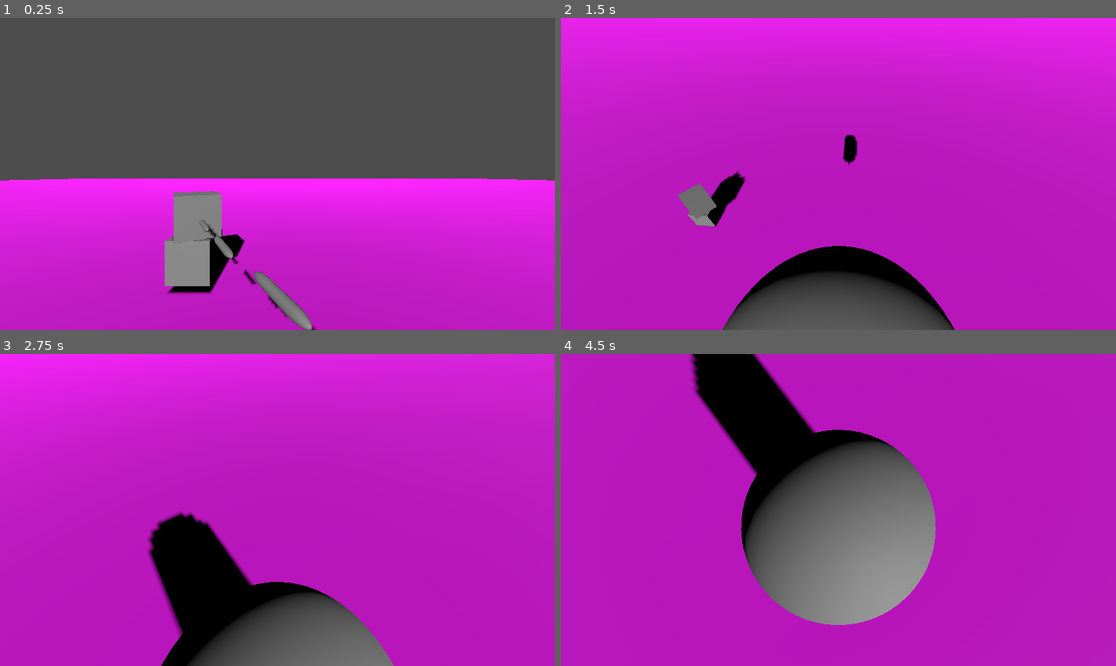
Above: before the commit, frames 1-4 (two rows, left to right).
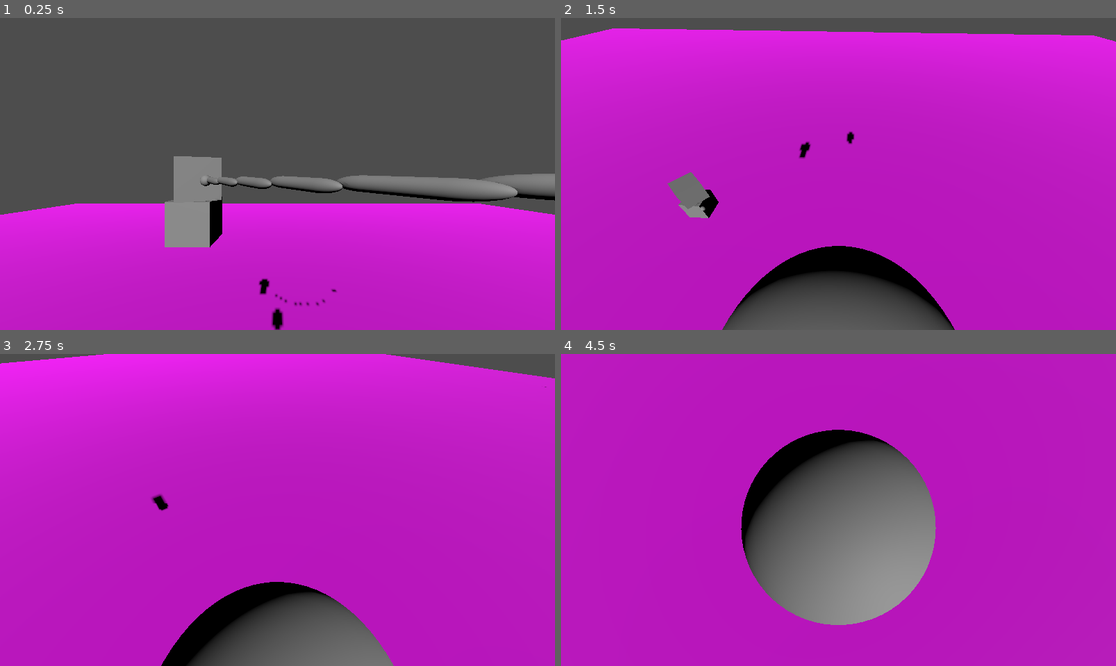
Above: after the commit, the same moments.

Repository: Flodurs/GoDotTest
Game: Godot game, scene res://scenes/level/level.tscn
Same seed, same stepped clock (60 frames per second), same inputs: the game is played once before the commit and once after it.
Inputs:
- Up to frame 1 (0.25 s): no input
- Up to frame 2 (1.5 s): hold D (Right) 0.53-1.28 s; hold Down (CamDown) 0.53-1.28 s; tap Space (Jump) at 0.77 s; hold S (Backward) from 1.28 s (still down); tap Left (CamLeft) at 1.35 s
- Up to frame 3 (2.75 s): tap Space (Jump) at 1.52 s; release S (Backward) at 2.03 s; hold D (Right) from 2.03 s (still down); hold Right (CamRight) from 2.03 s (still down)
- Up to frame 4 (4.5 s): release D (Right) at 2.78 s; release Right (CamRight) at 2.78 s; hold W (Forward) 2.78-3.53 s; tap Up (CamUp) at 2.85 s; tap Space (Jump) at 3.02, 3.77 s; hold Down (CamDown) 3.53-4.28 s; hold A (Left) from 3.53 s (still down); tap Left (CamLeft) at 4.35 s

The runs differ from the first frame. In frame 1, 12% of the frame differs, in the area x 0-100%, y 44-100%; in frame 2, 6.0%; in frame 3, 5.8%; in frame 4, 4.9%.

Commit message:
AddedBulletSpawn

Diff:
--- a/scenes/enemys/enemy_1.gd
+++ b/scenes/enemys/enemy_1.gd
@@ -7,6 +7,7 @@
 var target_y_angle = 0
 var movementSpeed = 2
 var targetPoint = 1
+var enableShooting = 0
 
 func _physics_process(delta):
 
@@ -15,8 +16,11 @@
 	move_and_slide()
 
 func shoot():
+
 	var b = BULLET.instantiate()
-	b.position = position
+	b.position = $Head/BulletSpawn.global_position
+	print(global_position,position)
+
 	b.rotation = $Head.rotation
 	b.rotation.y+=1.5707
 	owner.add_child(b)
@@ -27,7 +31,7 @@
 	processPatrol(delta)
 
 func processPatrol(delta):
-
+	enableShooting+=1
 	if targetPoint == 1:
 		transform.origin.x+=movementSpeed*delta
 
--- a/scenes/enemys/enemy_1.tscn
+++ b/scenes/enemys/enemy_1.tscn
@@ -6,6 +6,8 @@
 size = Vector3(1, 2, 1)
 
 [sub_resource type="BoxMesh" id="BoxMesh_r7q8s"]
+
+[sub_resource type="SphereMesh" id="SphereMesh_ycb5e"]
 
 [sub_resource type="BoxMesh" id="BoxMesh_278l7"]
 
@@ -19,7 +21,14 @@
 [node name="Head" type="MeshInstance3D" parent="."]
 mesh = SubResource("BoxMesh_r7q8s")
 
+[node name="BulletSpawn" type="Node3D" parent="Head"]
+transform = Transform3D(1, 0, 0, 0, 1, 0, 0, 0, 1, 1.5, 0, 0)
+
+[node name="MeshInstance3D" type="MeshInstance3D" parent="Head/BulletSpawn"]
+transform = Transform3D(0.2, 0, 0, 0, 0.2, 0, 0, 0, 0.2, 0, 0, 0)
+mesh = SubResource("SphereMesh_ycb5e")
+
 [node name="Body" type="MeshInstance3D" parent="."]
-transform = Transform3D(1, 0, 0, 0, 1, 0, 0, 0, 1, 0, -1.00567, 0)
+transform = Transform3D(1, 0, 0, 0, 1, 0, 0, 0, 1, 0, -1, 0)
 mesh = SubResource("BoxMesh_278l7")
 skeleton = NodePath("../Head")
--- a/scenes/level/level.tscn
+++ b/scenes/level/level.tscn
@@ -12,13 +12,12 @@
 size = Vector3(228.462, 0.553409, 233.124)
 
 [node name="Level" type="Node3D"]
-transform = Transform3D(1, 0, 0, 0, 1, 0, 0, 0, 1, 0, 2, -4)
 
 [node name="StaticBody3D" type="StaticBody3D" parent="."]
-transform = Transform3D(1, 0, 0, 0, 1, 0, 0, 0, 1, 0.2108, -0.0516601, 0.0950389)
+transform = Transform3D(1, 0, 0, 0, 1, 0, 0, 0, 1, 0.2108, -3.98718, 0.0950389)
 
 [node name="MeshInstance3D" type="MeshInstance3D" parent="StaticBody3D"]
-transform = Transform3D(228.243, 0, 0, 0, 0.557, 0, 0, 0, 230.751, 0, 0, 0)
+transform = Transform3D(228.243, 0, 0, 0, 0.557, 0, 0, 0, 230.751, 0, -11.0493, 0)
 mesh = SubResource("BoxMesh_gwq0k")
 surface_material_override/0 = SubResource("StandardMaterial3D_pispi")
 
--- a/scenes/projectiles/bullet.gd
+++ b/scenes/projectiles/bullet.gd
@@ -1,7 +1,7 @@
 extends Node3D
 
 var dir: Vector3
-var speed = 200
+var speed = 100
 var existingTime = 0
 # Called when the node enters the scene tree for the first time.
 func _ready():
@@ -14,3 +14,8 @@
 	existingTime+=delta
 	if existingTime >= 10:
 		queue_free()
+
+
+func _on_area_3d_body_entered(body):
+	queue_free()
+	print("Hit")
--- a/scenes/projectiles/bullet.tscn
+++ b/scenes/projectiles/bullet.tscn
@@ -18,3 +18,5 @@
 
 [node name="CollisionShape3D" type="CollisionShape3D" parent="Area3D"]
 shape = SubResource("BoxShape3D_5i54f")
+
+[connection signal="body_entered" from="Area3D" to="." method="_on_area_3d_body_entered"]
Not shown: 1 places in scenes/enemys/enemy_1.tscn that only renumber resources
